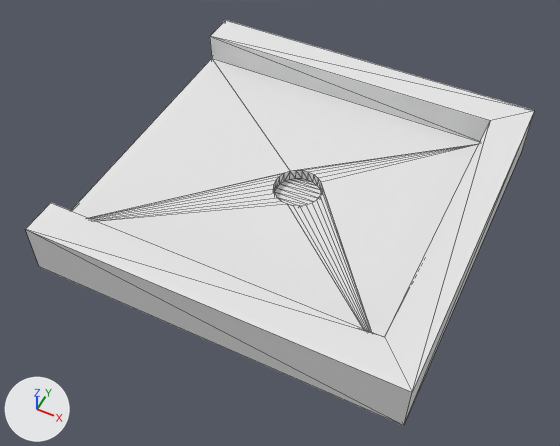
Before and after pictures for a commit that changed the OBJ model project/assets-obj/holeSquare.obj.
Rendered twice from a camera (50 mm lens) standing at (0.618, -1.344, 1.573) and looking at (-0.01, -0.09, 0.005). The axes (+X, +Y, +Z) are drawn at lower left. The lights are the same throughout. Mesh edges are drawn as thin lines. Where no turn or scale is listed for an object, it has been applied to the vertices.

The first picture shows 'holeSquare'.
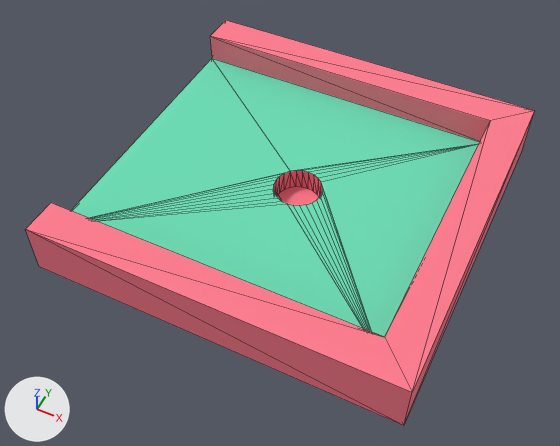
What differs and where, as boxes [x1, y1, x2, y2] in the pictures (560 x 446 px; the box of a moved part takes in the faces that stretch with it):
part 1 of me_holesquare, moved or reshaped: before [273, 171, 322, 206]; after [273, 171, 322, 197]
part 2 of me_holesquare, recoloured: [25, 20, 535, 426] in both
part 3 of me_holesquare, recoloured (white to green): [71, 58, 480, 337] in both

What the commit changed:
Material 'green.003' (mat_green_003) is new.
Its base color is (0.149, 0.736, 0.47) (green #6cdfb6).
Its roughness is 1.0.
Material 'border.003' (mat_border_003) is new.
Its base color is (1.0, 0.204, 0.275) (red #ff7d8f).
Its roughness is 1.0.
me_holesquare is used by ob_holesquare; location (0.0, 0.0, 0.0).
me_holesquare had 66 vertices, 128 faces and spanned x -0.5..0.5, y -0.5..0.5, z 0.0..0.147.
me_holesquare no longer uses material mat_dark (white #e7e7e7).
me_holesquare now has 66 vertices, 106 faces and spans x -0.5..0.5, y -0.5..0.5, z -0.001..0.147.
Part 1, on me_holesquare:
22 vertices are removed from x -0.067..0.067, y -0.064..0.064, z 0.032.
68 faces are deleted.
2 vertices move from x 0.0, y -0.067..0.067, z 0.032 to x 0.0, y -0.067..0.067, z -0.001.
22 new vertices lie (0.0, 0.0, -0.064) away from vertices in x -0.067..0.067, y -0.064..0.064, z 0.063.
46 new faces join them, mat_border_003 (red #ff7d8f).
me_holesquare part 2: 30 faces spanning x -0.5..0.5, y -0.5..0.5, z -0.001..0.147 switch from mat_border (white #e7e7e7) to mat_border_003 (red #ff7d8f).
me_holesquare part 3: 30 faces spanning x -0.5..0.4, y -0.4..0.4, z 0.0..0.063 switch from mat_green (white #e7e7e7) to mat_green_003 (green #6cdfb6).
